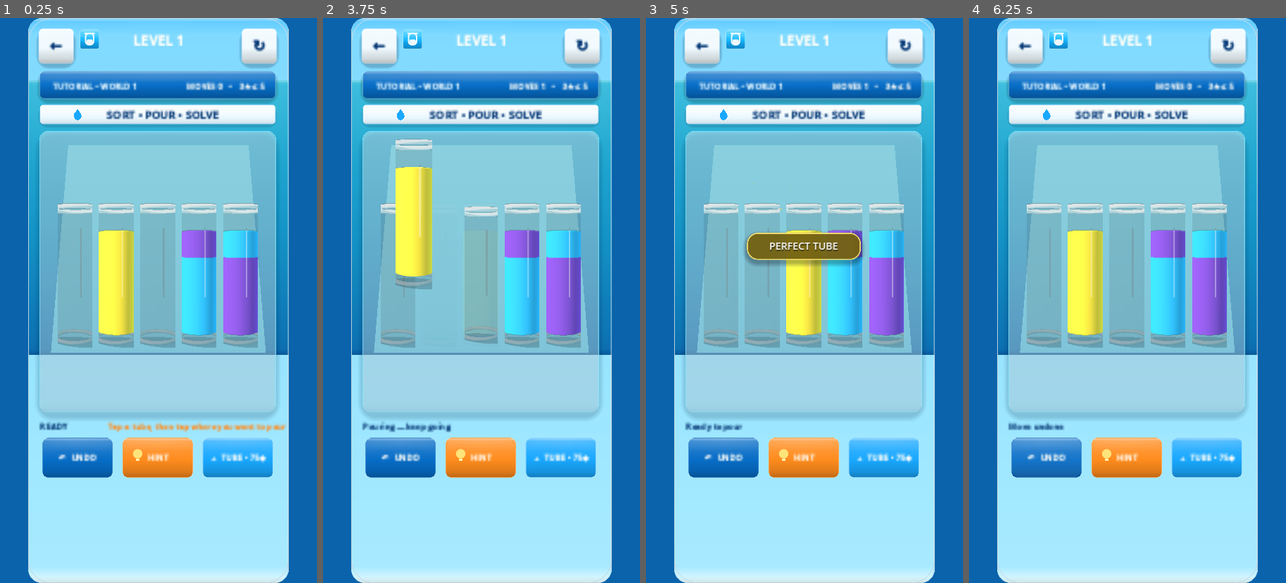
Above: before the commit, frames 1-4 (left to right).
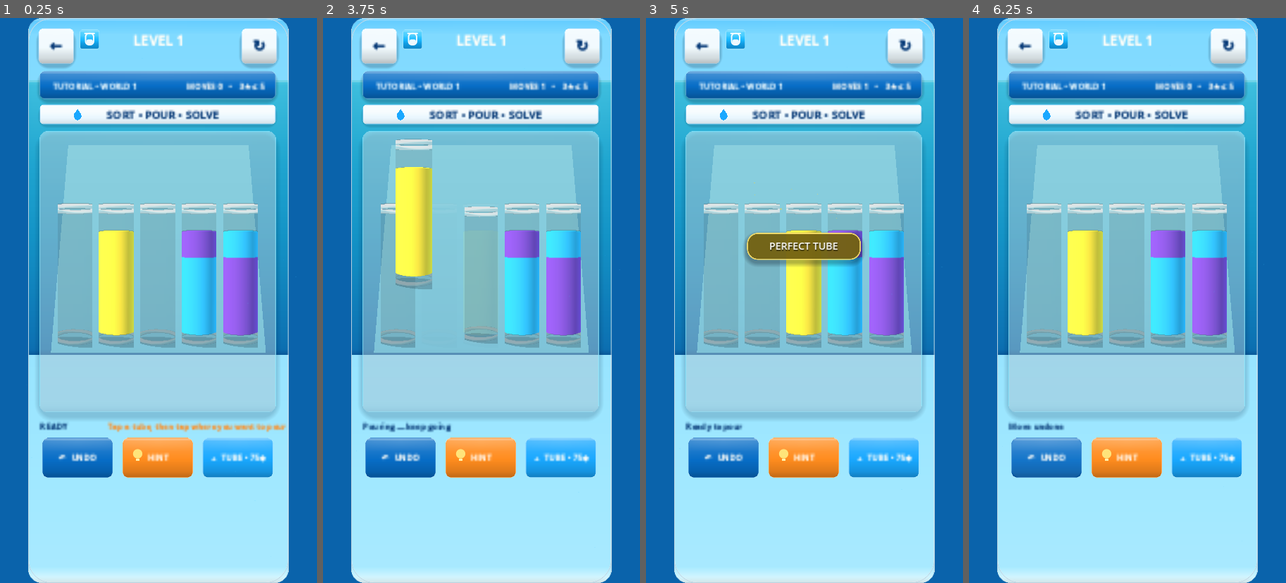
Above: after the commit, the same moments.

Repository: eghosa001/unjam
Game: Godot game, scene res://scenes/WaterSort.tscn
Two runs of this game, one before a commit and one after it. Both use one fixed random seed, a clock stepped at 60 frames per second and the inputs below. This scene is started directly instead of the project's main scene.
Inputs (mouse positions are in pixels of both pictures, inside the frame that each line leads up to):
- Up to frame 1 (0.25 s): no input
- Up to frame 2 (3.75 s): click "←" at 0.5 s; click "↻" at 1.25 s; click (399, 272) at 2.02 s; click (440, 272) at 2.77 s; click (481, 272) at 3.52 s
- Up to frame 3 (5 s): click (845, 272) at 4.27 s
- Up to frame 4 (6.25 s): click (1209, 272) at 5.02 s; click "↶ UNDO" at 5.75 s

The runs differ from the first frame. In frame 1, 0.2% of the frame differs, in the area x 25-78%, y 37-50%; in frame 2, 0.2%; in frame 3, 0.2%; in frame 4, 0.2%.

Commit message:
water: remove synthetic 3D bottle highlight bars

Diff:
--- a/scripts/ui/water_tube_3d_motion.gd
+++ b/scripts/ui/water_tube_3d_motion.gd
@@ -163,22 +163,9 @@
 	base_rim.material_override = _material_3d(Color(0.80, 0.96, 1.0, 0.56), 0.0, 0.065)
 	stage_3d.add_child(base_rim)
 
-	var highlight_mesh := BoxMesh.new()
-	highlight_mesh.size = Vector3(0.055, 2.46, 0.055)
-	var highlight := MeshInstance3D.new()
-	highlight.mesh = highlight_mesh
-	highlight.position = Vector3(-0.34, 0.05, 0.51)
-	highlight.material_override = _material_3d(Color(1, 1, 1, 0.72), 0.0, 0.035)
-	stage_3d.add_child(highlight)
-
-	var secondary_highlight_mesh := BoxMesh.new()
-	secondary_highlight_mesh.size = Vector3(0.035, 1.62, 0.035)
-	var secondary_highlight := MeshInstance3D.new()
-	secondary_highlight.name = "GlassSecondaryHighlight"
-	secondary_highlight.mesh = secondary_highlight_mesh
-	secondary_highlight.position = Vector3(0.31, 0.34, 0.50)
-	secondary_highlight.material_override = _material_3d(Color(1, 1, 1, 0.38), 0.0, 0.03)
-	stage_3d.add_child(secondary_highlight)
+	# The glass gets its depth from the real cylindrical geometry, rim, clearcoat
+	# and lighting. Avoid vertical white bars: on a small phone they read as
+	# artificial divider lines rather than premium reflections.
 
 	var shadow_mesh := CylinderMesh.new()
 	shadow_mesh.top_radius = 0.72
